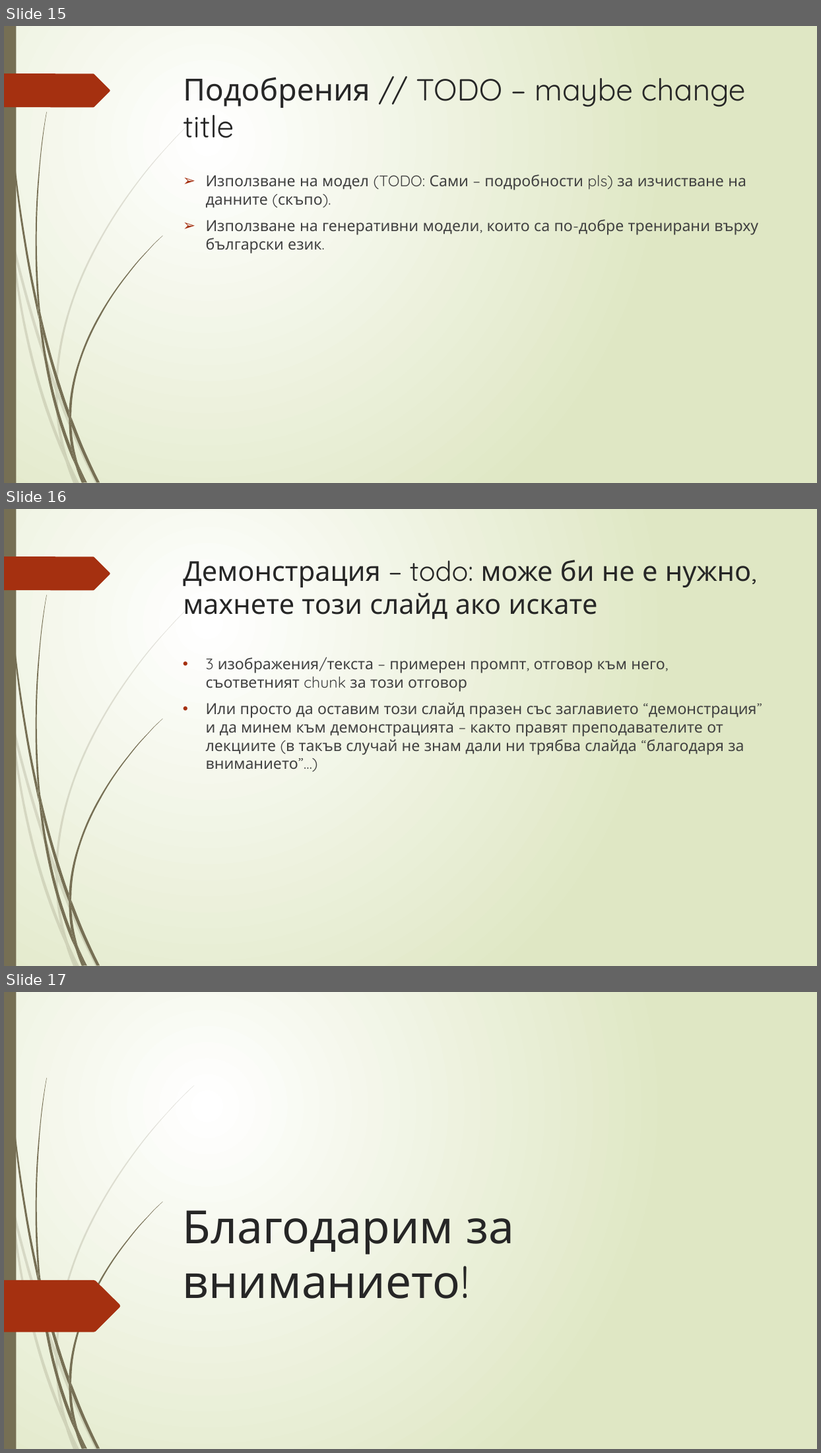
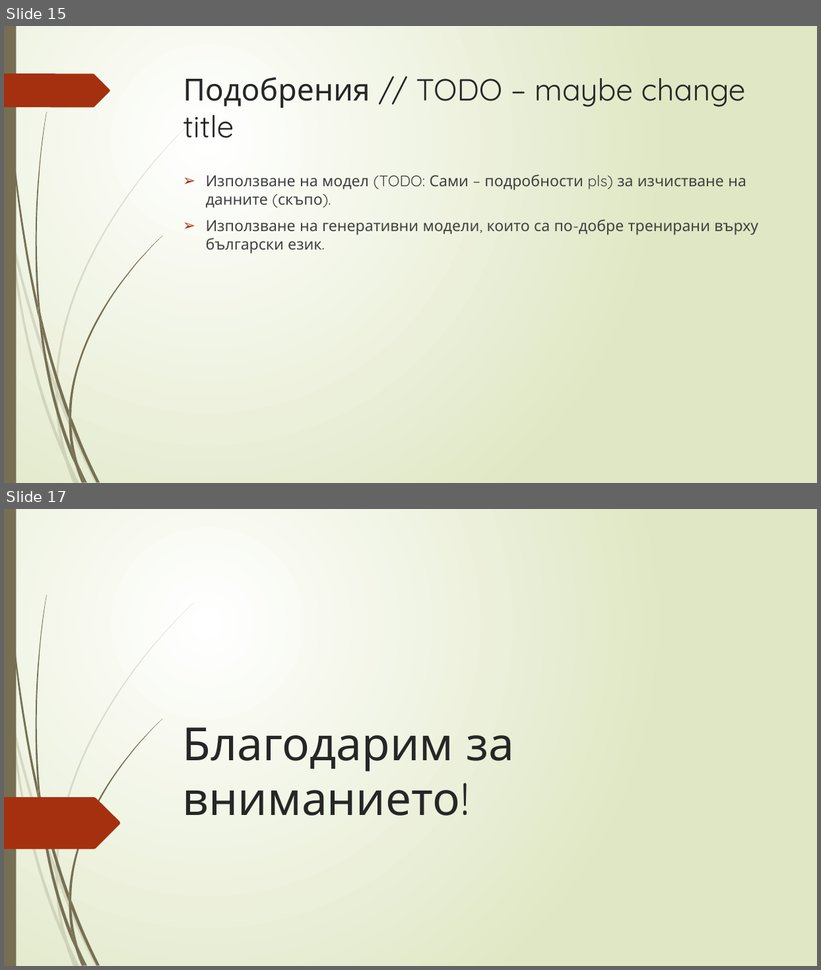
Before and after one commit to Samuil12/project_RAG, a slide deck: rag_presentation.pptx. Shown one above the other, each under a label of ours: slides 15, 16 and 17 before the commit, slides 15 and 17 after it; the slides between them are not shown. The pictures are 821x1453 and 821x970 pixels, drawn with LibreOffice and Linux fonts; fonts in the diff are those of the drawing. Boxes give left, top, right and bottom in pixels: in the first picture for what was removed or moved away, otherwise in the second. Text is boxed around its words. In the diff, an @@ line names an element or a change of style, - is before the commit and + after.

```diff
--- a/rag_presentation.pptx
+++ b/rag_presentation.pptx
@@ slide 16 removed at (4,509,817,966), background gradient #FFFFFF to #DFE8C4; not listed: 24 template elements that a slide beside it also shows @@
@@ title removed at (183,560,757,619) @@
-Демонстрация – todo: може би не е нужно, махнете този слайд ако искате
@@ text removed at (206,657,762,772) @@
-• 3 изображения/текста – примерен промпт, отговор към него, съответният chunk за този отговор
-• Или просто да оставим този слайд празен със заглавието “демонстрация” и да минем към демонстрацията – както правят преподавателите от лекциите (в такъв случай не знам дали ни трябва слайда “благодаря за вниманието”…)
```
Also in this commit, not shown: 1 slide changed, 1 slide added.
